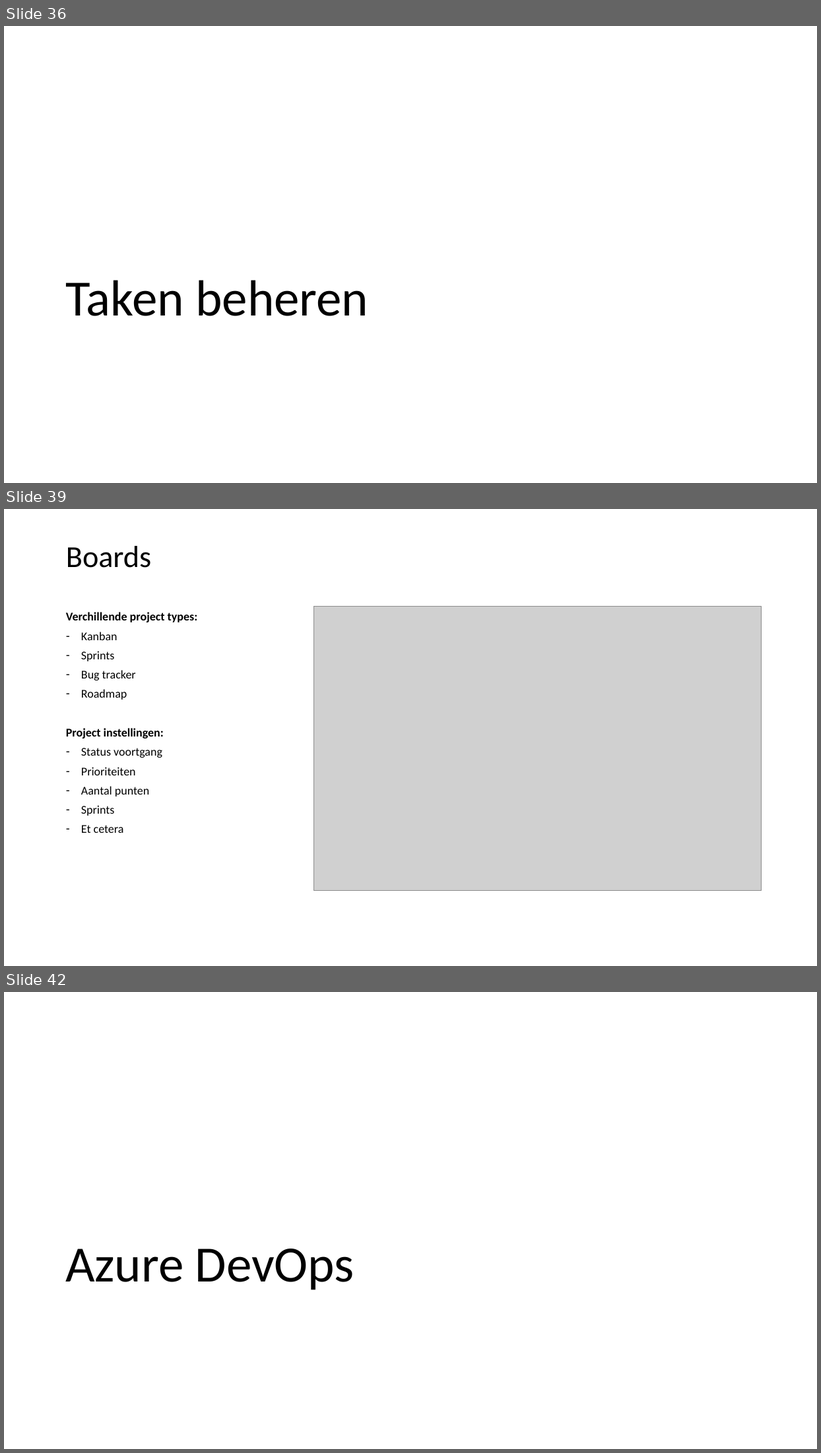
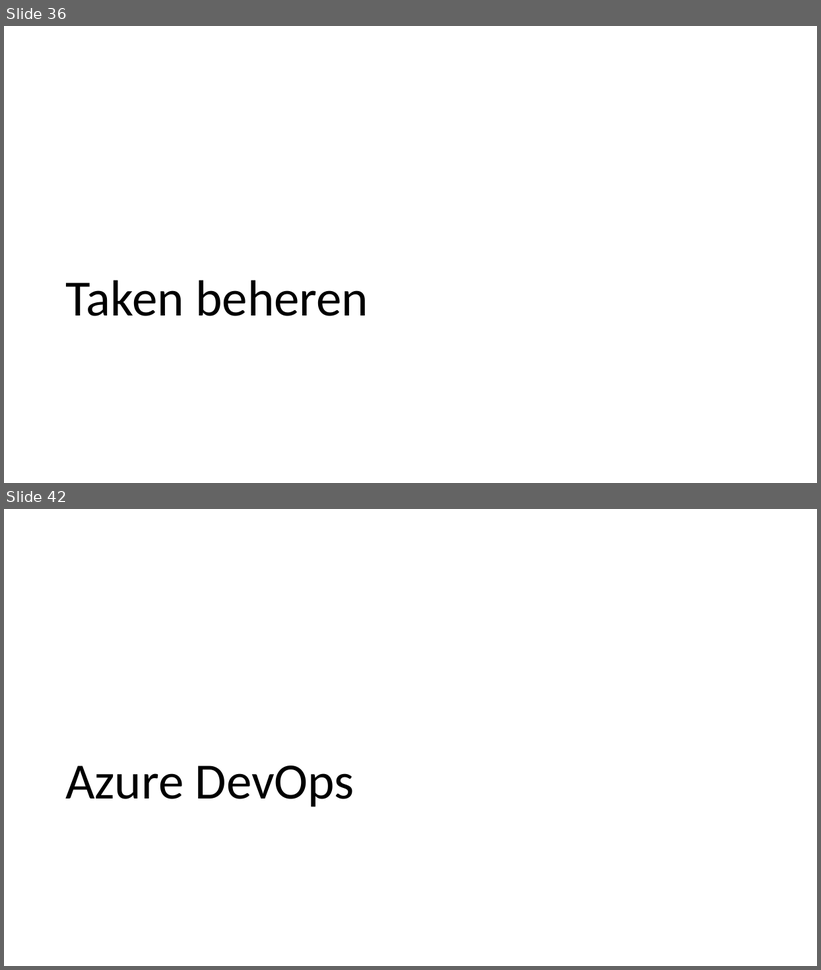
Before and after one commit to LFKoning/knowledge-sharing, a slide deck: git_course/2_collaboration/git_collaboration.pptx. Shown one above the other, each under a label of ours: slides 36, 39 and 42 before the commit, slides 36 and 42 after it; the slides between them are not shown. The pictures are 821x1453 and 821x970 pixels, drawn with LibreOffice and Linux fonts; fonts in the diff are those of the drawing; grey boxes stand for pictures. Boxes give left, top, right and bottom in pixels: in the first picture for what was removed or moved away, otherwise in the second. Text is boxed around its words. In the diff, an @@ line names an element or a change of style, - is before the commit and + after.

```diff
--- a/git_course/2_collaboration/git_collaboration.pptx
+++ b/git_course/2_collaboration/git_collaboration.pptx
@@ slide 39 removed at <box>4,509,817,966</box>, background #FFFFFF @@
@@ title removed at <box>66,546,151,568</box> @@
-Boards
@@ picture removed at <box>314,606,762,891</box> @@
@@ text removed at <box>66,612,198,833</box> @@
-Verchillende project types:
-– Kanban
-– Sprints
-– Bug tracker
-– Roadmap
-Project instellingen:
-– Status voortgang
-– Prioriteiten
-– Aantal punten
-– Sprints
-– Et cetera
```
Also in this commit, not shown: 9 slides changed, 1 slide added, 1 other file.
